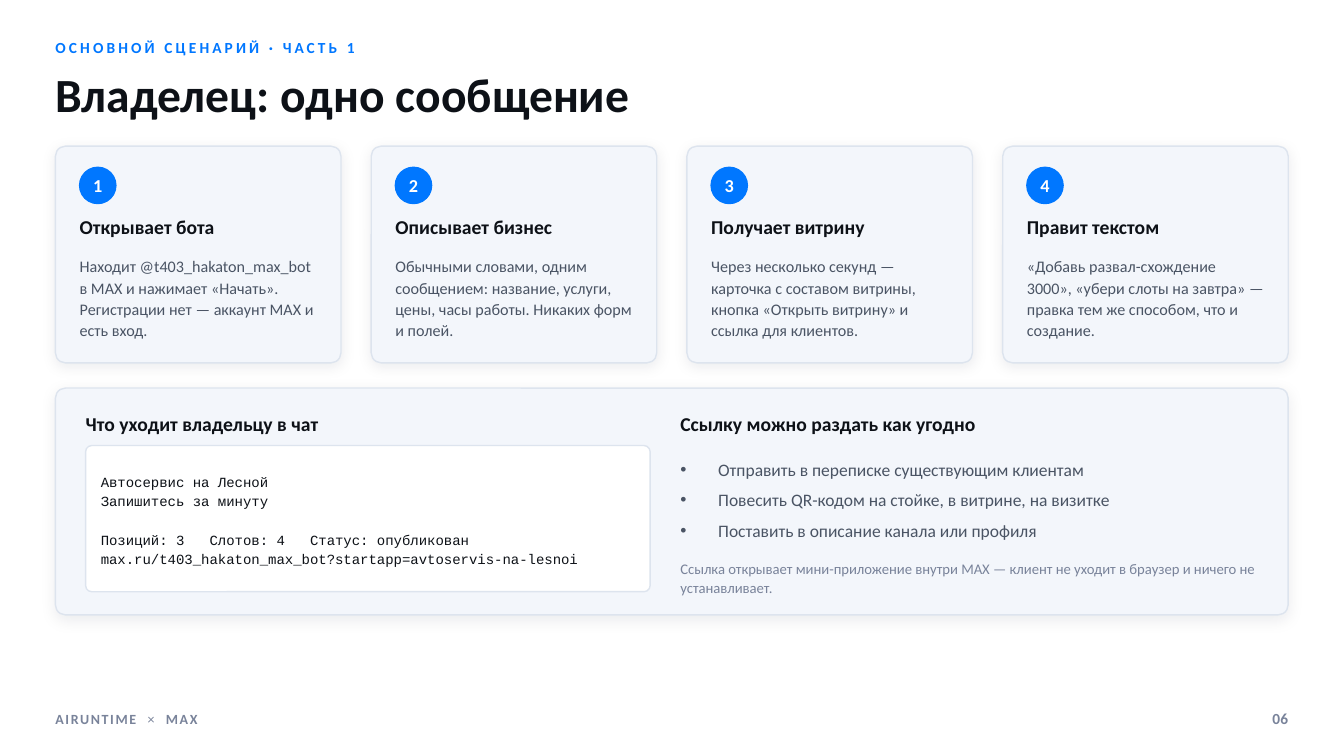
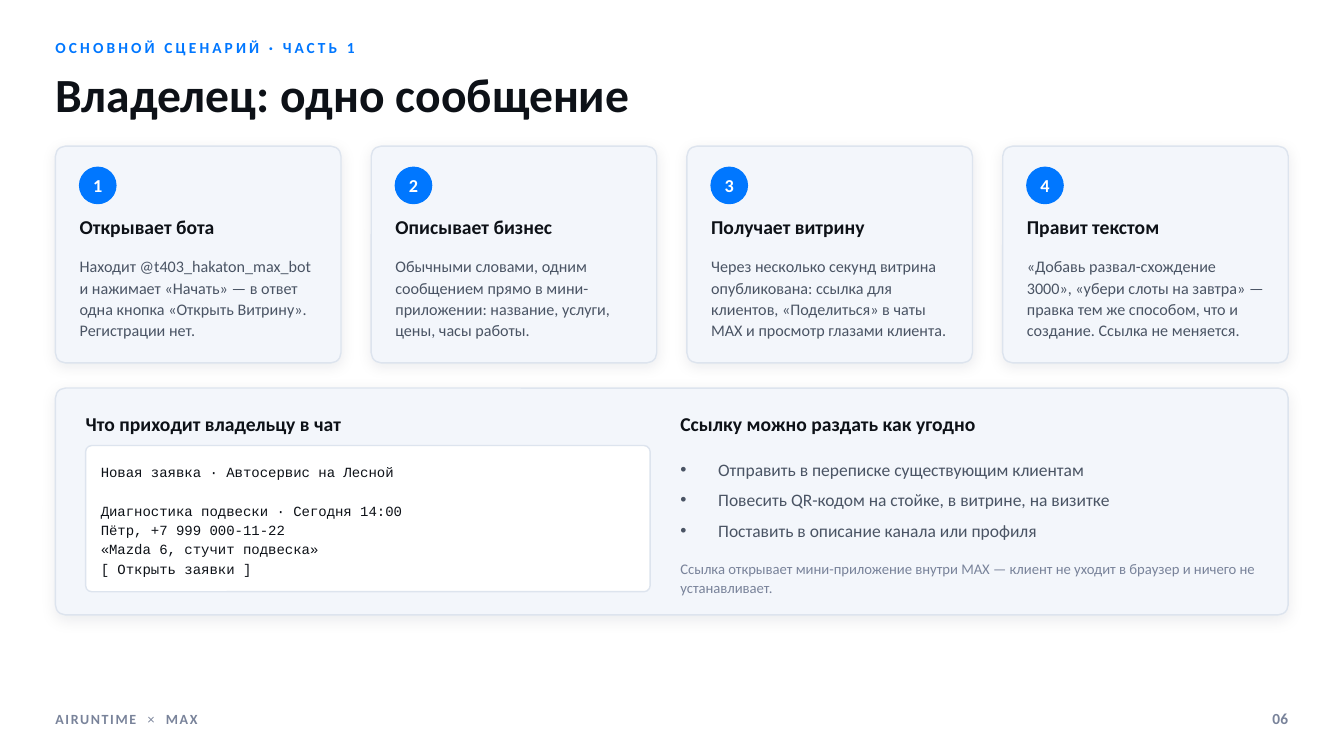
Before and after one commit to airuntime-ru/airuntime, a slide deck: slide 6 of docs/max-presentation/presentation.pptx. Drawn at 1344x756 pixels with LibreOffice and Linux fonts; fonts in the diff are those of the drawing. Boxes give left, top, right and bottom in pixels: in the first picture for what was removed or moved away, otherwise in the second. Text is boxed around its words. In the diff, an @@ line names an element or a change of style, - is before the commit and + after.

```diff
--- a/docs/max-presentation/presentation.pptx
+++ b/docs/max-presentation/presentation.pptx
@@ text at (x1=80, y1=261, x2=311, y2=339): text changed @@
-Находит @t403_hakaton_max_bot в MAX и нажимает «Начать». Регистрации нет — аккаунт MAX и есть вход.
+Находит @t403_hakaton_max_bot и нажимает «Начать» — в ответ одна кнопка «Открыть Витрину». Регистрации нет.
@@ text at (x1=395, y1=261, x2=610, y2=339): text changed @@
-Обычными словами, одним сообщением: название, услуги, цены, часы работы. Никаких форм и полей.
+Обычными словами, одним сообщением прямо в мини-приложении: название, услуги, цены, часы работы.
@@ text at (x1=711, y1=261, x2=946, y2=339): text changed @@
-Через несколько секунд — карточка с составом витрины, кнопка «Открыть витрину» и ссылка для клиентов.
+Через несколько секунд витрина опубликована: ссылка для клиентов, «Поделиться» в чаты MAX и просмотр глазами клиента.
@@ text at (x1=1027, y1=261, x2=1245, y2=339): text changed @@
-«Добавь развал-схождение 3000», «убери слоты на завтра» — правка тем же способом, что и создание.
+«Добавь развал-схождение 3000», «убери слоты на завтра» — правка тем же способом, что и создание. Ссылка не меняется.
@@ text at (x1=86, y1=418, x2=341, y2=434): text changed @@
-Что уходит владельцу в чат
+Что приходит владельцу в чат
@@ text at (x1=101, y1=467, x2=402, y2=577): text changed @@
-Автосервис на Лесной
-Запишитесь за минуту
-Позиций: 3 Слотов: 4 Статус: опубликован
-max.ru/t403_hakaton_max_bot?startapp=avtoservis-na-lesnoi
+Новая заявка · Автосервис на Лесной
+Диагностика подвески · Сегодня 14:00
+Пётр, +7 999 000-11-22
+«Mazda 6, стучит подвеска»
+[ Открыть заявки ]
```
Also in this commit, not shown: 7 other slides changed, 17 other files.
